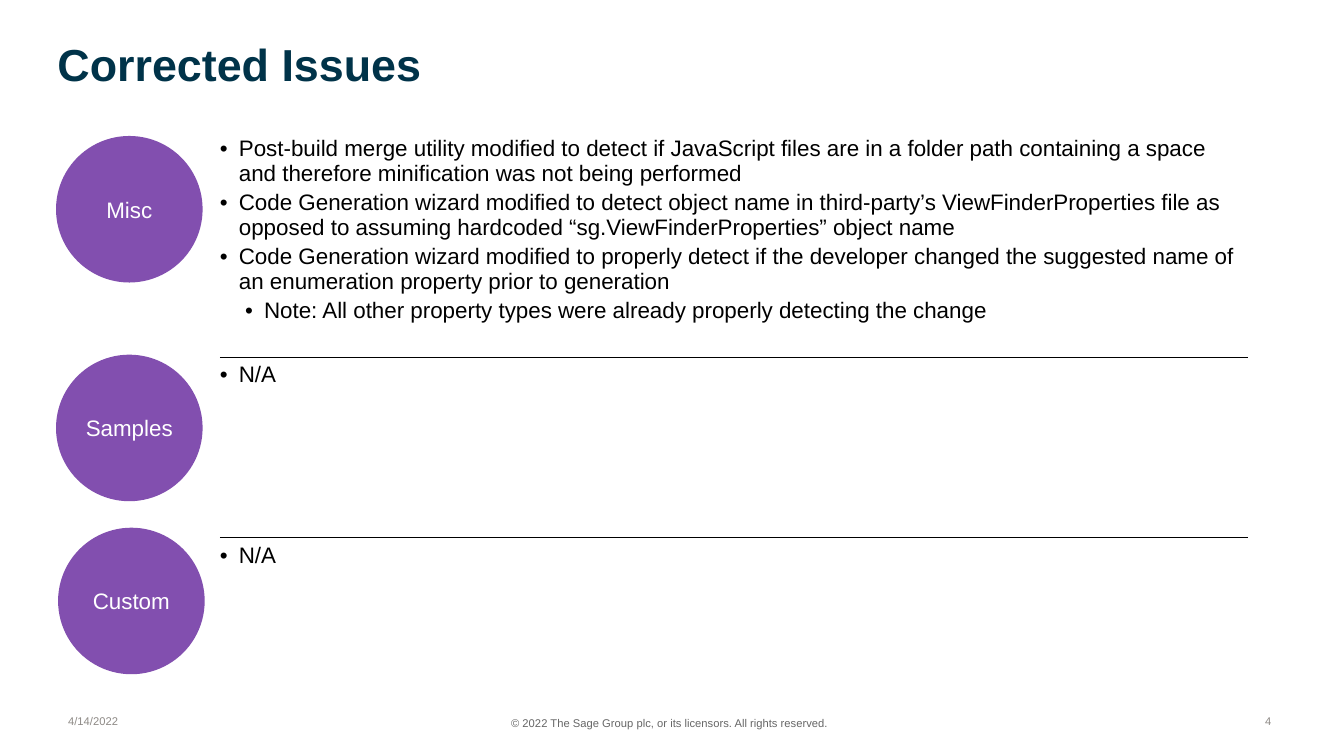
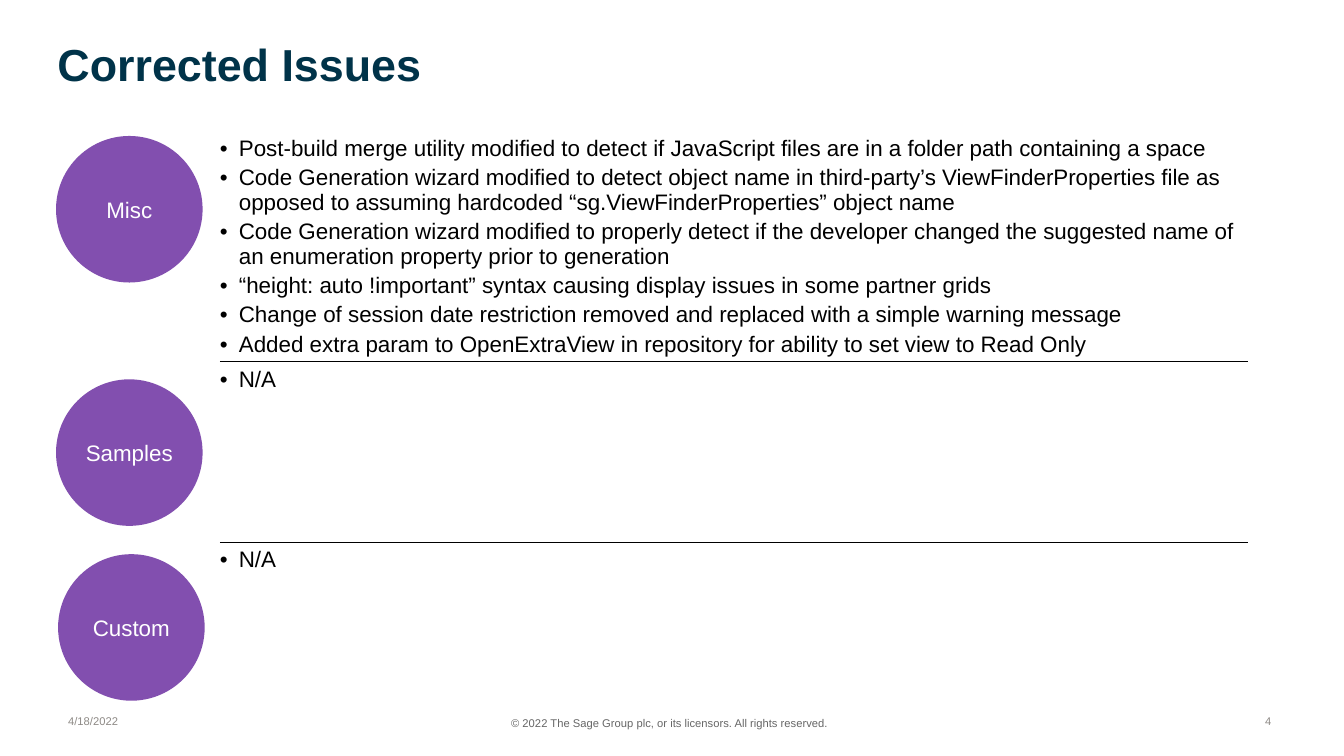
Before and after one commit to SageNADev/Sage300-SDK, a slide deck: slide 4 of docs/presentations/Sage300SDK_2022_2WebSDKOverview.pptx. Drawn at 1344x756 pixels with LibreOffice and Linux fonts; fonts in the diff are those of the drawing; background and template pictures are left out. Boxes give left, top, right and bottom in pixels: in the first picture for what was removed or moved away, otherwise in the second. Text is boxed around its words. In the diff, an @@ line names an element or a change of style, - is before the commit and + after.

```diff
--- a/docs/presentations/Sage300SDK_2022_2WebSDKOverview.pptx
+++ b/docs/presentations/Sage300SDK_2022_2WebSDKOverview.pptx
@@ table at (220,132,1248,739) @@
-row 1, column 1: Post-build merge utility modified to detect if JavaScript files are in a folder path containing a space and therefore minification was not being performed / Code Generation wizard modified to detect object name in third-party’s ViewFinderProperties file as opposed to assuming hardcoded “sg.ViewFinderProperties” object name / Code Generation wizard modified to properly detect if the developer changed the suggested name of an enumeration property prior to generation / Note: All other property types were already properly detecting the change
+row 1, column 1: Post-build merge utility modified to detect if JavaScript files are in a folder path containing a space / Code Generation wizard modified to detect object name in third-party’s ViewFinderProperties file as opposed to assuming hardcoded “sg.ViewFinderProperties” object name / Code Generation wizard modified to properly detect if the developer changed the suggested name of an enumeration property prior to generation / “height: auto !important” syntax causing display issues in some partner grids / Change of session date restriction removed and replaced with a simple warning message / Added extra param to OpenExtraView in repository for ability to set view to Read Only
@@ ellipse "Samples": place and size @@
-ellipse "Samples" at (56,355,203,501)
+ellipse "Samples" at (56,379,203,525)
@@ ellipse "Custom": place and size @@
-ellipse "Custom" at (58,527,205,674)
+ellipse "Custom" at (58,555,205,701)
```
Also in this commit, not shown: 14 other slides changed.
